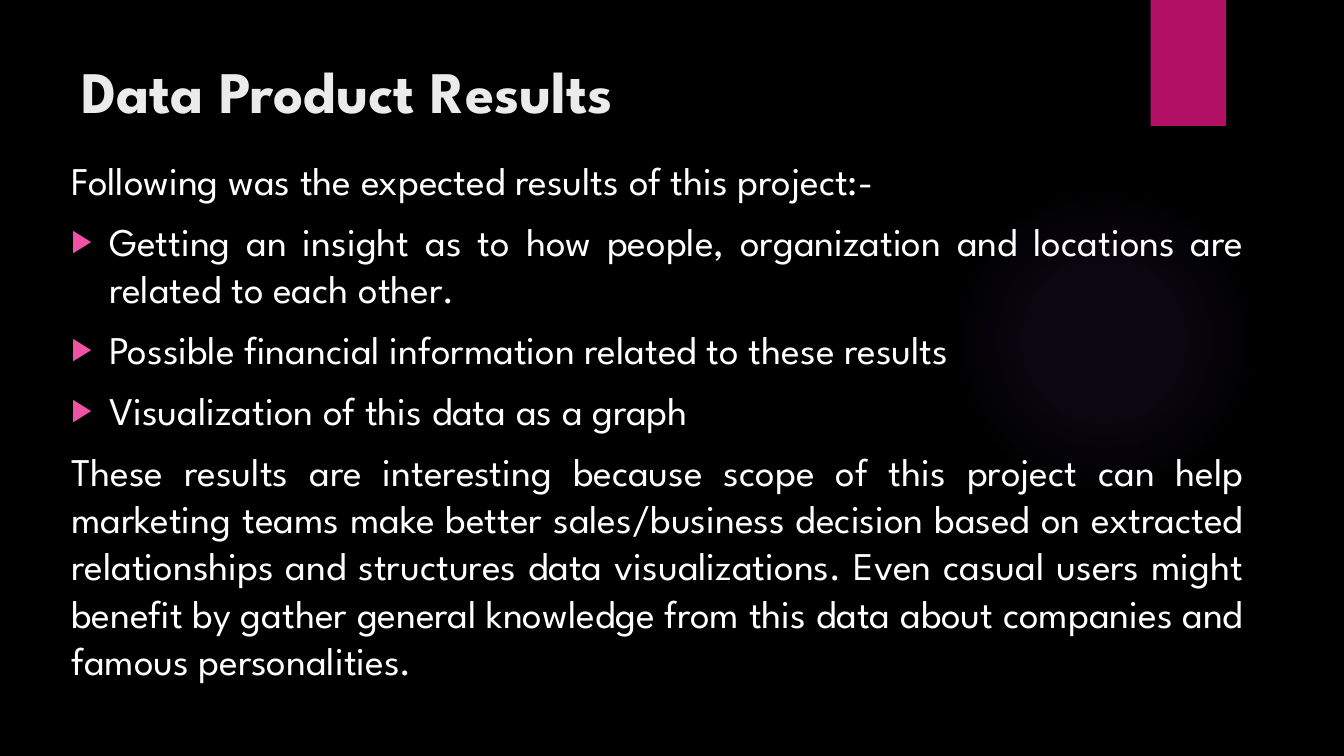
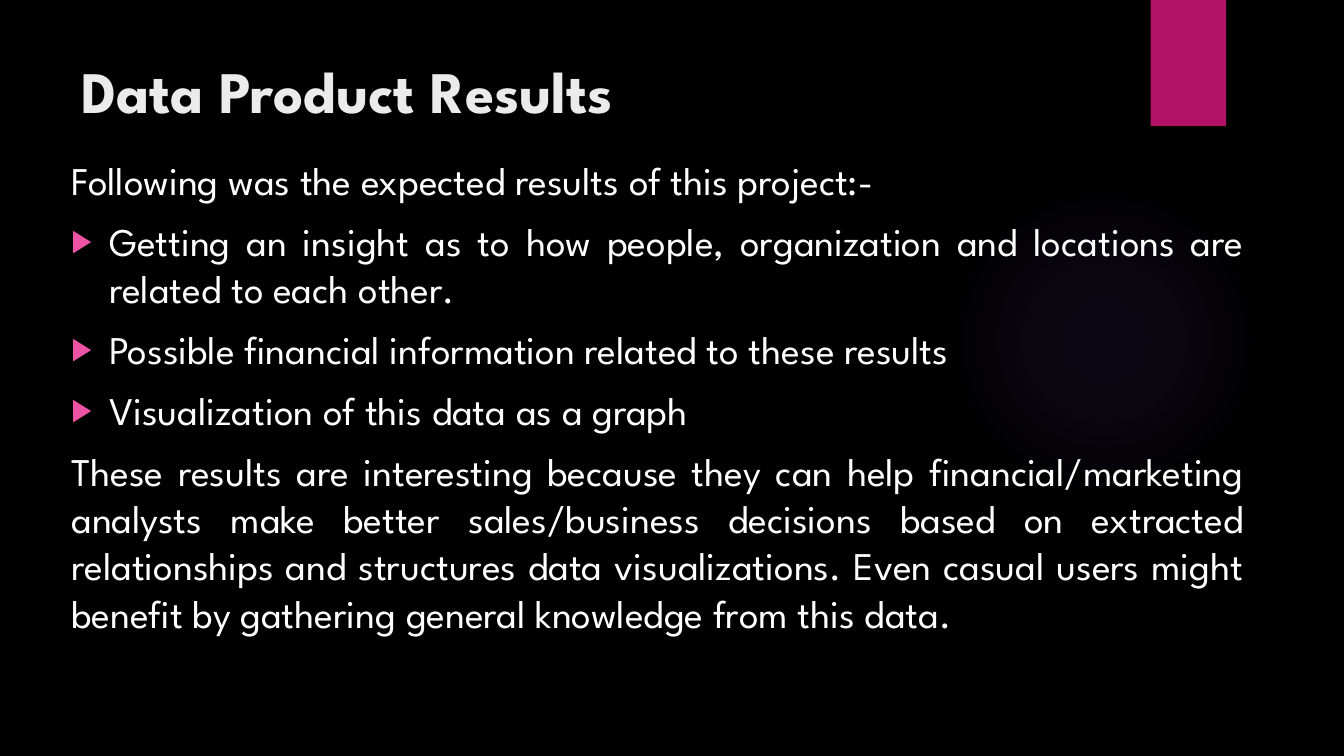
Before and after one commit to ekalgolas/Relation-extraction-using-Semantic-Web, a slide deck: slide 8 of documentation/Relation extraction using semantic web technologies.pptx. Drawn at 1344x756 pixels with LibreOffice and Linux fonts; fonts in the diff are those of the drawing; background and template pictures are left out. Boxes give left, top, right and bottom in pixels: in the first picture for what was removed or moved away, otherwise in the second. Text is boxed around its words. In the diff, an @@ line names an element or a change of style, - is before the commit and + after.

```diff
--- a/documentation/Relation extraction using semantic web technologies.pptx
+++ b/documentation/Relation extraction using semantic web technologies.pptx
@@ text at bbox=[71, 458, 1244, 637]: text changed @@
-These results are interesting because scope of this project can help marketing teams make better sales/business decision based on extracted relationships and structures data visualizations. Even casual users might benefit by gather general knowledge from this data about companies and famous personalities.
+These results are interesting because they can help financial/marketing analysts make better sales/business decisions based on extracted relationships and structures data visualizations. Even casual users might benefit by gathering general knowledge from this data.
```
Also in this commit, not shown: 7 other slides changed.
